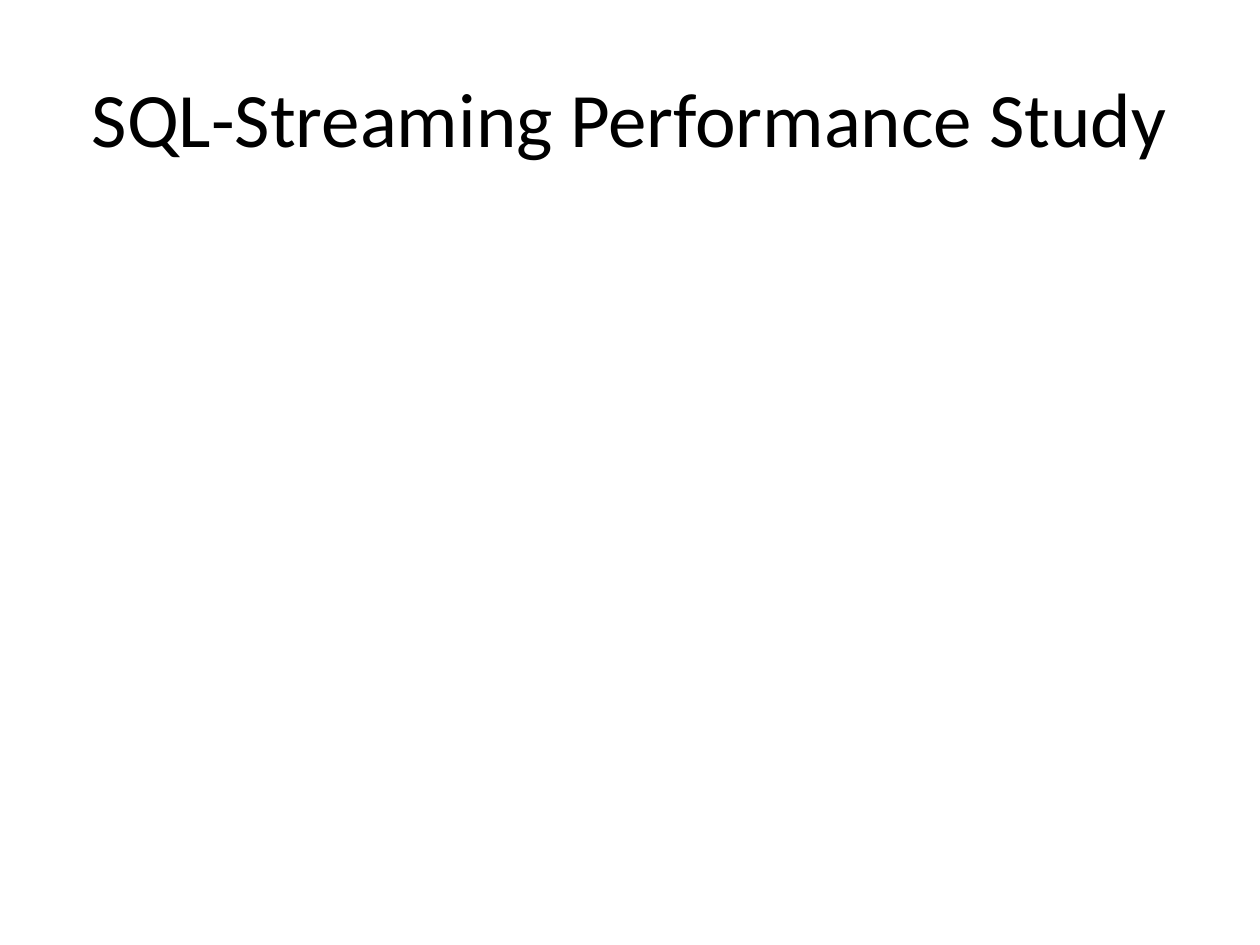
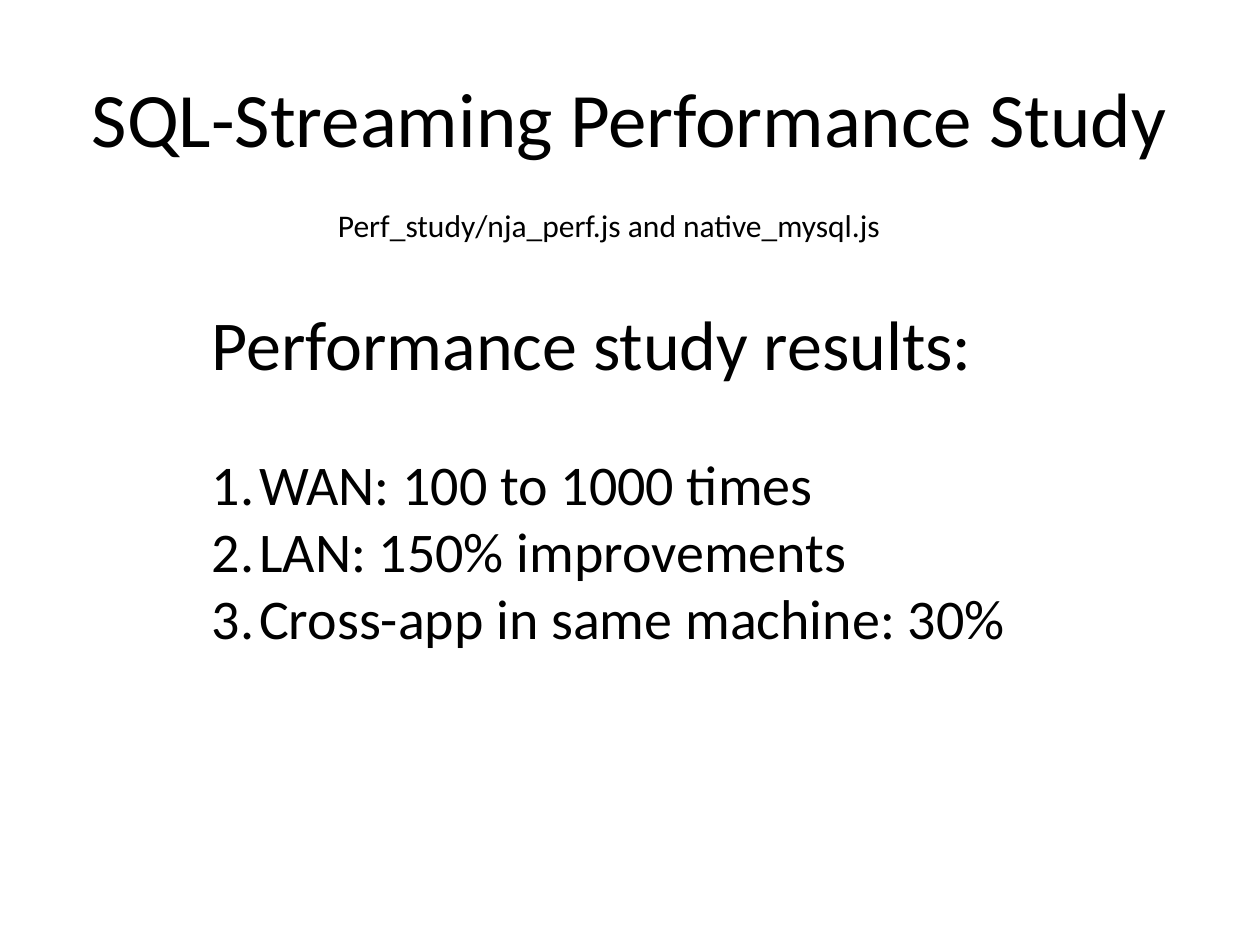
Before and after one commit to udaparts/nodejsdemos, a slide deck: slide 24 of SocketPro for Node.js.pptx. Drawn at 1260x945 pixels with LibreOffice and Linux fonts; fonts in the diff are those of the drawing. Boxes give left, top, right and bottom in pixels: in the first picture for what was removed or moved away, otherwise in the second. Text is boxed around its words. In the diff, an @@ line names an element or a change of style, - is before the commit and + after.

```diff
--- a/SocketPro for Node.js.pptx
+++ b/SocketPro for Node.js.pptx
@@ text added at [338,215,880,243], 18 pt, text #000000 @@
+Perf_study/nja_perf.js and native_mysql.js
@@ text added at [212,321,972,382], 40 pt, text #000000 @@
+Performance study results:
@@ text added at [212,466,1005,648], 32 pt, text #000000 @@
+1. WAN: 100 to 1000 times
+2. LAN: 150% improvements
+3. Cross-app in same machine: 30%
```
Also in this commit, not shown: 8 other slides changed, 3 slides added, 2 slides removed, 2 other files.
